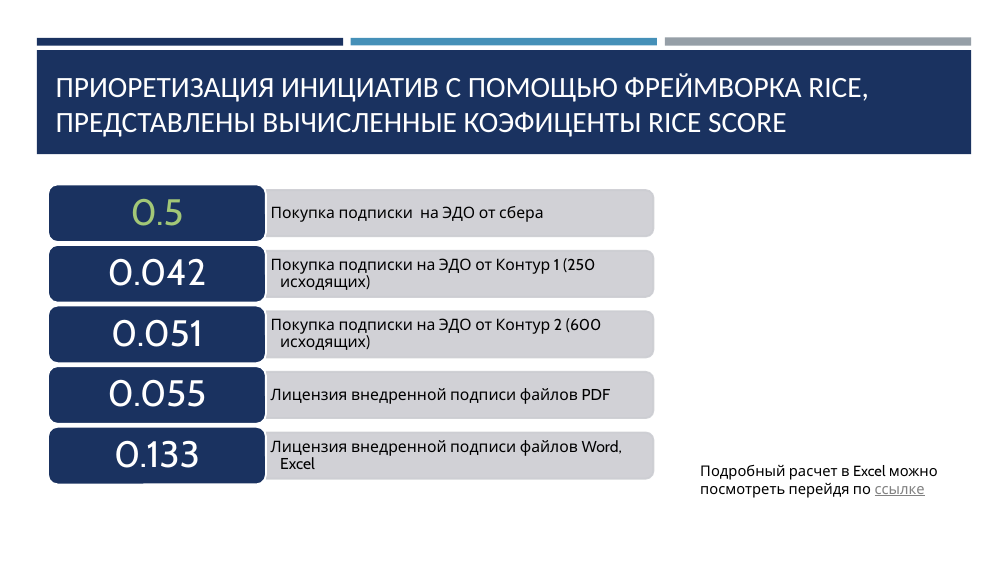
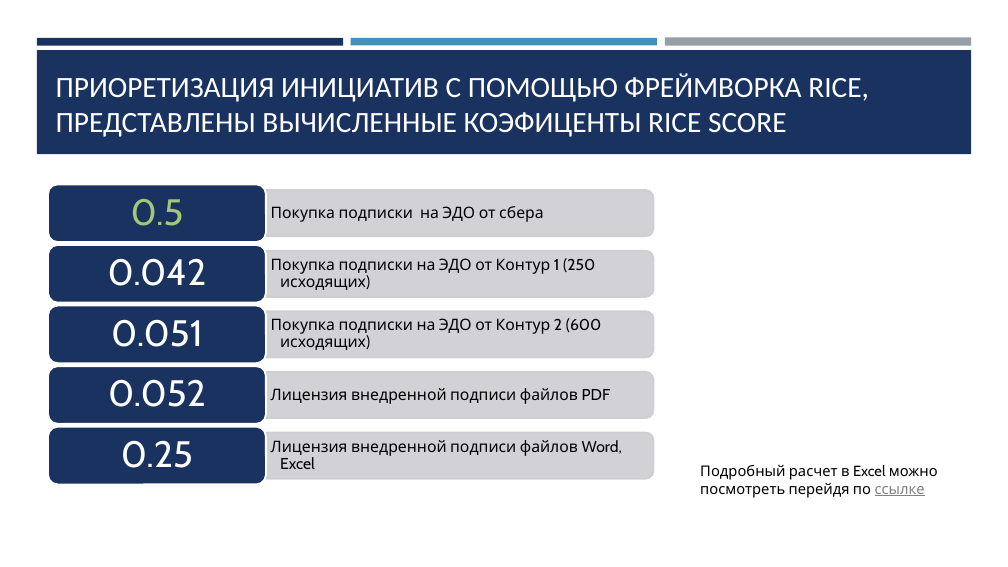
Before and after one commit to uc20100/BusinessProcesses, a slide deck: slide 11 of seminar_11.pptx. Drawn at 1008x567 pixels with LibreOffice and Linux fonts; fonts in the diff are those of the drawing; grey boxes stand for pictures. Boxes give left, top, right and bottom in pixels: in the first picture for what was removed or moved away, otherwise in the second. Text is boxed around its words. In the diff, an @@ line names an element or a change of style, - is before the commit and + after.

Commit message:
Исправил неточность

```diff
--- a/seminar_11.pptx
+++ b/seminar_11.pptx
@@ text at (108,379,206,407): text changed @@
-0.055
+0.052
@@ text at (121,440,193,468): text changed @@
-0.133
+0.25
```
